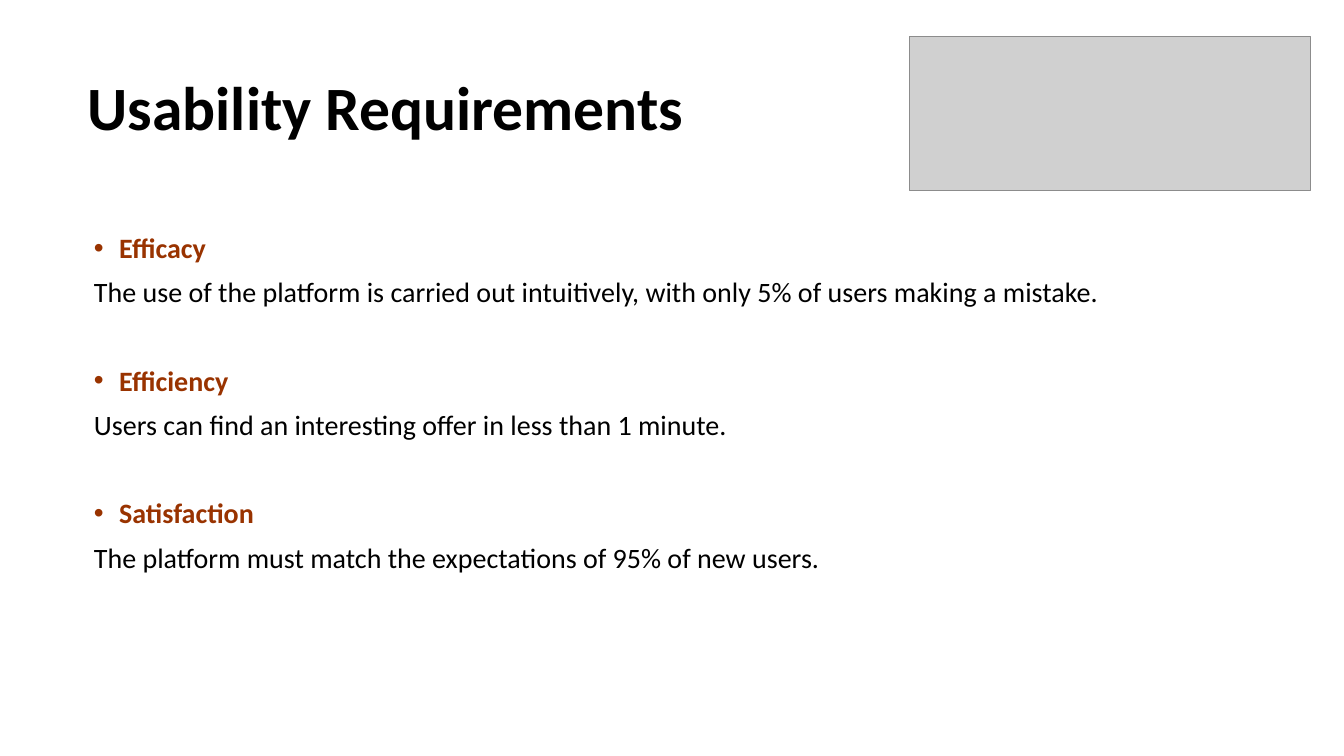
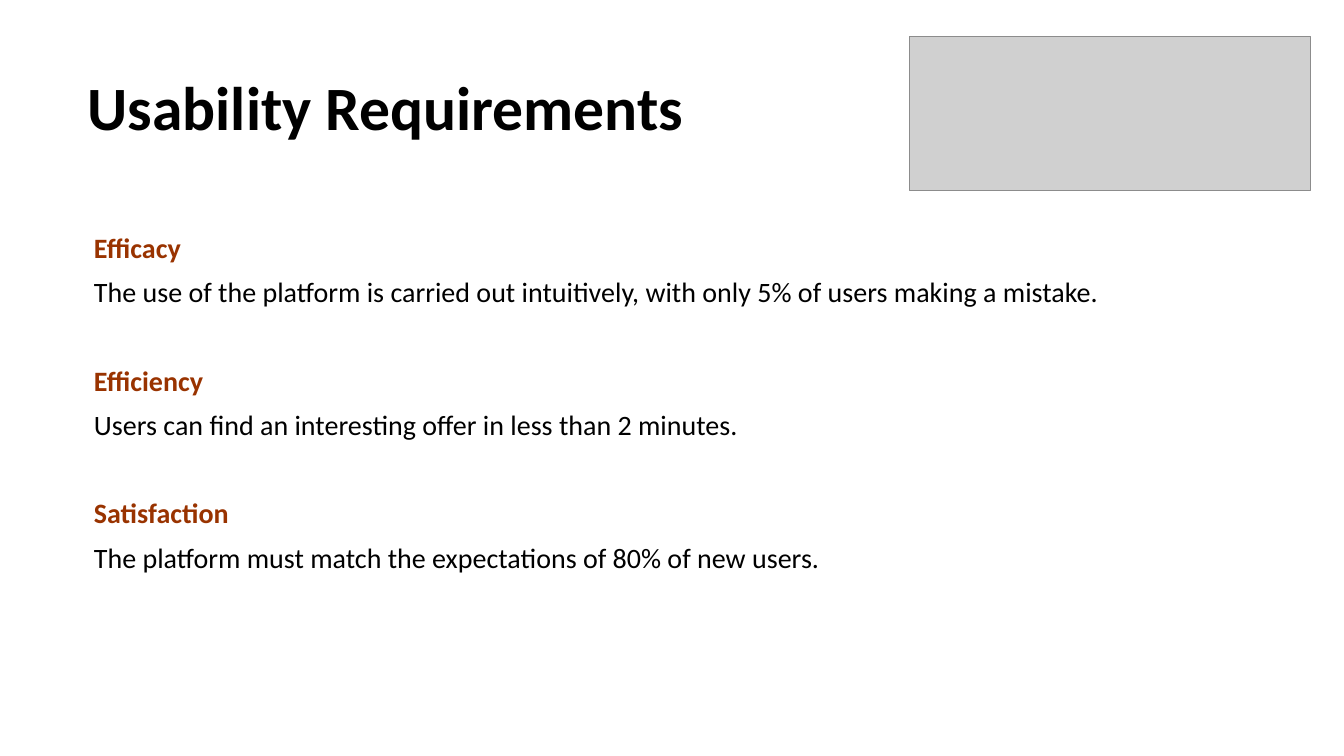
Before and after one commit to guilhermewastaken/HCI, a slide deck: slide 10 of IPC.pptx (slide 9 before the commit). Drawn at 1344x756 pixels with LibreOffice and Linux fonts; fonts in the diff are those of the drawing; grey boxes stand for pictures. Boxes give left, top, right and bottom in pixels: in the first picture for what was removed or moved away, otherwise in the second. Text is boxed around its words. In the diff, an @@ line names an element or a change of style, - is before the commit and + after.

```diff
--- a/IPC.pptx
+++ b/IPC.pptx
@@ text at [94, 238, 229, 524]: bullet • to none @@
@@ text at [94, 415, 737, 440]: text changed @@
-Users can find an interesting offer in less than 1 minute.
+Users can find an interesting offer in less than 2 minutes.
@@ text at [94, 548, 819, 573]: text changed @@
-The platform must match the expectations of 95% of new users.
+The platform must match the expectations of 80% of new users.
```
Also in this commit, not shown: 3 other slides changed.
